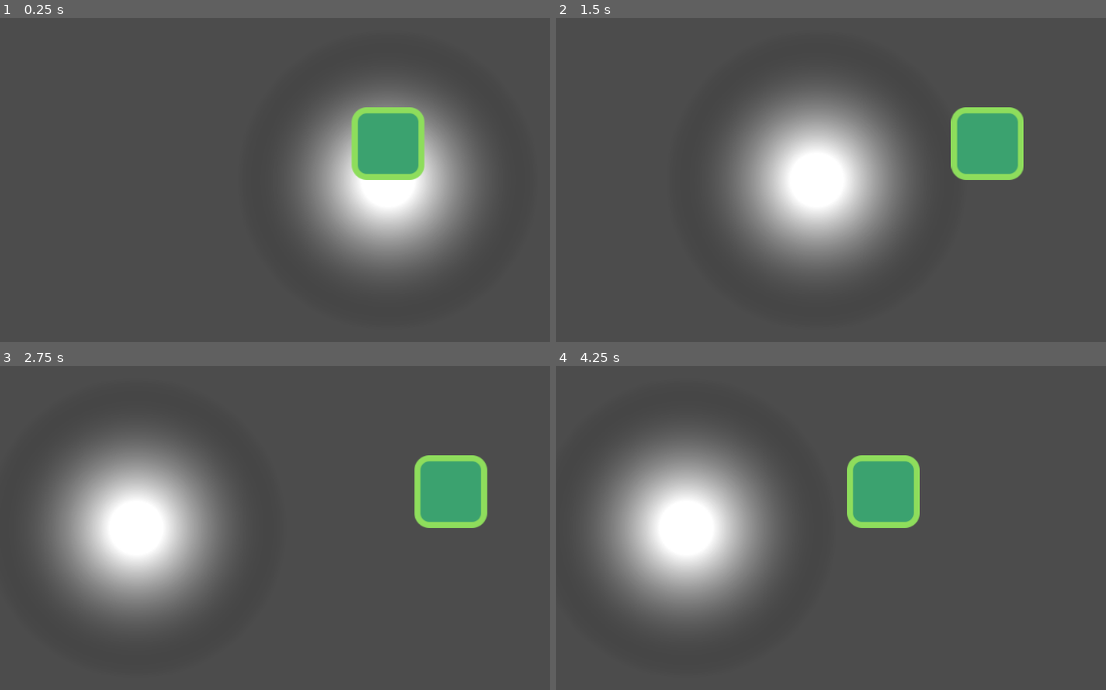
Above: before the commit, frames 1-4 (two rows, left to right).
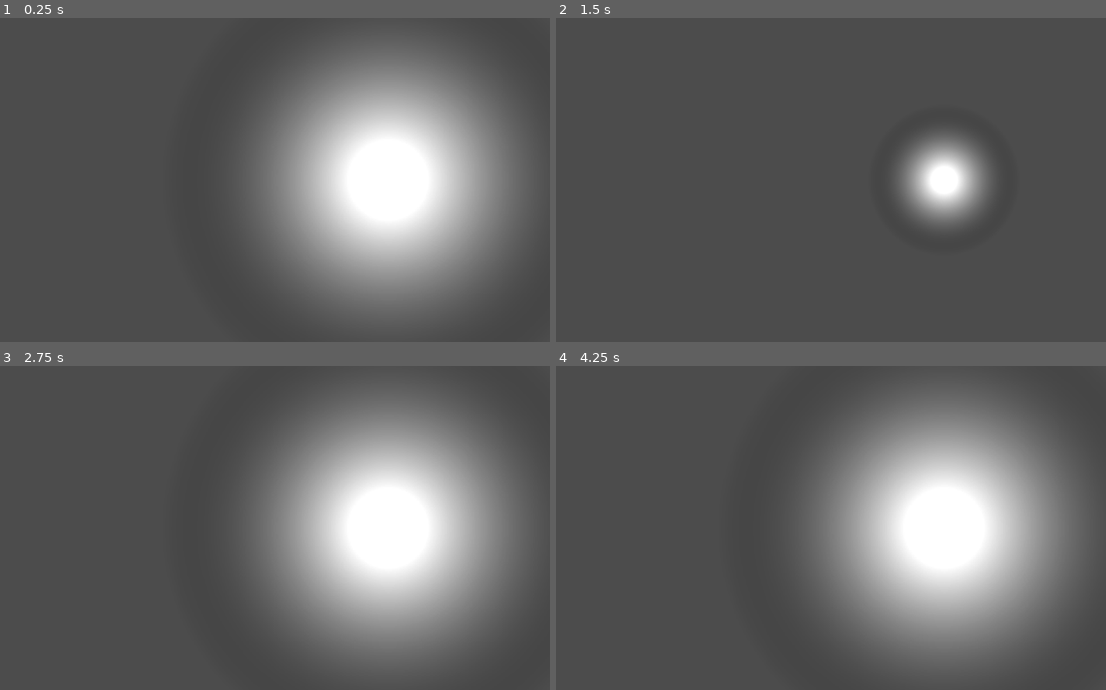
Above: after the commit, the same moments.

Repository: Firemanarg/ludum-dare-48
Game: Godot game, scene res://scenes/level/World.tscn
The game is run twice, just before and just after one commit, with the same random seed, the same clock (stepped at 60 frames per second) and the same inputs.
Inputs:
- Up to frame 1 (0.25 s): no input
- Up to frame 2 (1.5 s): tap Enter at 0.5 s; hold D (move_right) 0.53-1.28 s; tap Left (light_turn_off) at 0.6 s; hold Down (light_step_down) from 1.28 s (still down); tap Right (light_turn_on) at 1.35 s
- Up to frame 3 (2.75 s): release Down (light_step_down) at 2.03 s; hold D (move_right) from 2.03 s (still down); tap Left (light_turn_off) at 2.1 s
- Up to frame 4 (4.25 s): release D (move_right) at 2.78 s; hold Up (light_step_up) 2.78-3.53 s; tap Right (light_turn_on) at 2.85 s; hold A (move_left) from 3.53 s (still down); tap Left (light_turn_off) at 3.6 s

The runs differ from the first frame. In frame 1, 33% of the frame differs, in the area x 45-96%, y 7-94%; in frame 2, 19%; in frame 3, 46%; in frame 4, 46%, in the area x 7-95%, y 8-92%.

Commit message:
LightSource Updated

Diff:
--- a/godot/scenes/level/World.tscn
+++ b/godot/scenes/level/World.tscn
@@ -1,7 +1,6 @@
-[gd_scene load_steps=3 format=2]
+[gd_scene load_steps=2 format=2]
 
 [ext_resource path="res://scenes/level/LightSource.tscn" type="PackedScene" id=1]
-[ext_resource path="res://scenes/level/Player.tscn" type="PackedScene" id=2]
 
 [node name="World" type="Node2D"]
 
@@ -9,5 +8,4 @@
 current = true
 
 [node name="LightSource" parent="." instance=ExtResource( 1 )]
-
-[node name="Player" parent="." instance=ExtResource( 2 )]
+current_prc = 1.0
--- a/godot/scripts/level/LightSource.gd
+++ b/godot/scripts/level/LightSource.gd
@@ -5,14 +5,15 @@
 
 var min_radius = 64
 var max_radius = 512
-var current_prc = 0.6
+var last_prc = 0.6
+export var min_scale = 0.5
+export var max_scale = 1.5
+export(float, 0.0, 1.0) var current_prc = 0.6
 var prc_step = 0.2
 
 
-func _init() -> void:
-	pass
-
 func _ready() -> void:
+	update_visual_radius()
 	pass
 
 
@@ -37,12 +38,14 @@
 	if light_off:
 		current_prc = 1.0
 
+	if last_prc != current_prc:
+		update_visual_radius()
+
 
 func current_radius():
 	return Global.map(current_prc, 0.0, 1.0, min_radius, max_radius)
 
 
 func update_visual_radius():
-	var texture_size = gradient.texture.get_size()
-	var adjust_factor = texture_size / min_radius
-	var final_size = texture_size
+	var texture_scale = Global.map(current_radius(), min_radius, max_radius, min_scale, max_scale)
+	gradient.scale = Vector2(texture_scale, texture_scale)
